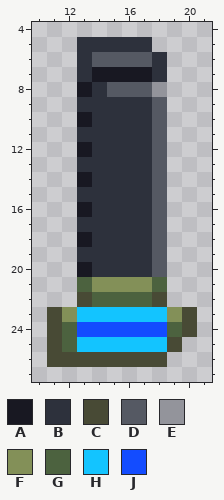
Two versions of one pixel-art sprite, Resources/Textures/DeltaV/Objects/Weapons/Guns/Ammunition/Magazine/CaselessRifle/10x24.rsi/rubber.png. The picture above is the old version.
The file is 32x32 pixels. Shown: x 10..21, y 4..27.
Palette (. is transparent): A #181822  B #2d313c  C #484a35  D #555963  E #93949b  F #839058  G #4c623f  H #13c4ff  J #134cff
Pixels before, first column x 11:
 5 ..BBBBB...
 6 ..BDDDDB..
 7 ..BAAAAB..
 8 ..ABDDDE..
 9 ..BBBBBD..
10 ..ABBBBD..
11 ..BBBBBD..
12 ..ABBBBD..
13 ..BBBBBD..
14 ..ABBBBD..
15 ..BBBBBD..
16 ..ABBBBD..
17 ..BBBBBD..
18 ..ABBBBD..
19 ..BBBBBD..
20 ..ABBBBD..
21 ..GFFFFG..
22 ..CGGGGC..
23 CFHHHHHHFC
24 CGJJJJJJGC
25 CGHHHHHHC.
26 CCCCCCCC..
Now the later version:
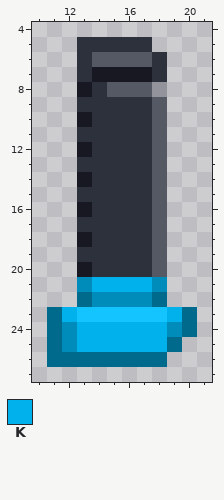
Colours new in this view: K #00b1eb
The exact change:
Colour C changes from #484a35 to #006a8d.
Colour G changes from #4c623f to #008cba.
Colour K replaces colour F in row 21 at x 14 to 17; in row 23 at x 12 and 19.
Colour K replaces colour H in row 25 at x 13 to 18.
Colour K replaces colour J in row 24 at x 13 to 18.
Pixel boxes of the changes (left, top, right, bottom) in both pictures:
changed: (47, 277, 197, 367)
